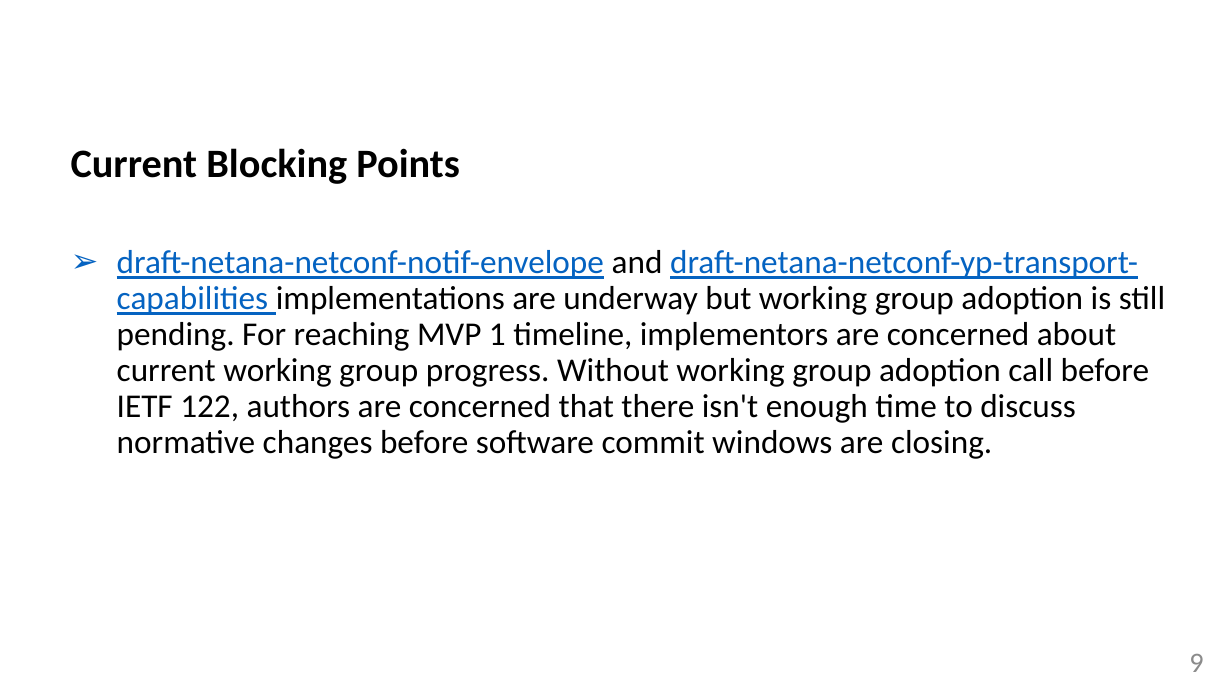
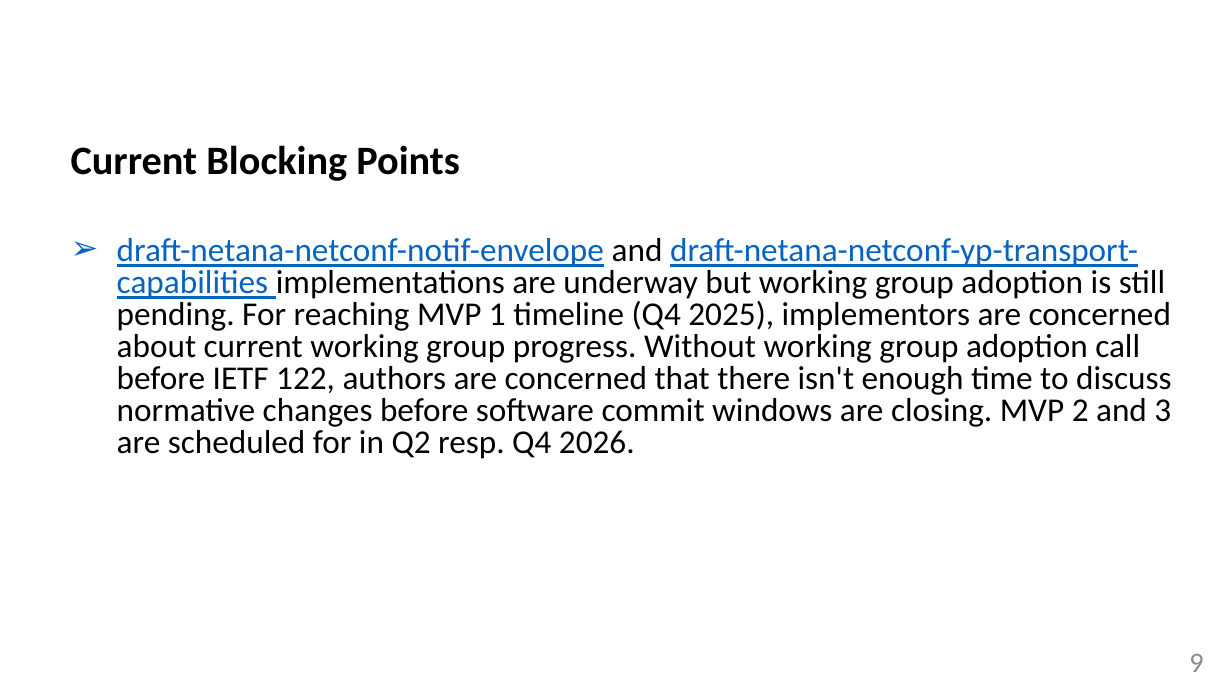
Before and after one commit to network-analytics/ietf-network-analytics-document-status, a slide deck: slide 9 of 122/NETCONF/netconf-nmop-interim-draft-ietf-nmop-yang-message-broker-integration-06.pptx. Drawn at 1232x693 pixels with LibreOffice and Linux fonts; fonts in the diff are those of the drawing. Boxes give left, top, right and bottom in pixels: in the first picture for what was removed or moved away, otherwise in the second. Text is boxed around its words. In the diff, an @@ line names an element or a change of style, - is before the commit and + after.

```diff
--- a/122/NETCONF/netconf-nmop-interim-draft-ietf-nmop-yang-message-broker-integration-06.pptx
+++ b/122/NETCONF/netconf-nmop-interim-draft-ietf-nmop-yang-message-broker-integration-06.pptx
@@ text at (71,145,460,181): line spacing 0.9 to 0.8 @@
@@ text at (117,238,1172,459): text changed @@
-➢ draft-netana-netconf-notif-envelope and draft-netana-netconf-yp-transport-capabilities implementations are underway but working group adoption is still pending. For reaching MVP 1 timeline, implementors are concerned about current working group progress. Without working group adoption call before IETF 122, authors are concerned that there isn't enough time to discuss normative changes before software commit windows are closing.
+➢ draft-netana-netconf-notif-envelope and draft-netana-netconf-yp-transport-capabilities implementations are underway but working group adoption is still pending. For reaching MVP 1 timeline (Q4 2025), implementors are concerned about current working group progress. Without working group adoption call before IETF 122, authors are concerned that there isn't enough time to discuss normative changes before software commit windows are closing. MVP 2 and 3 are scheduled for in Q2 resp. Q4 2026.
```
Also in this commit, not shown: 1 other file.
